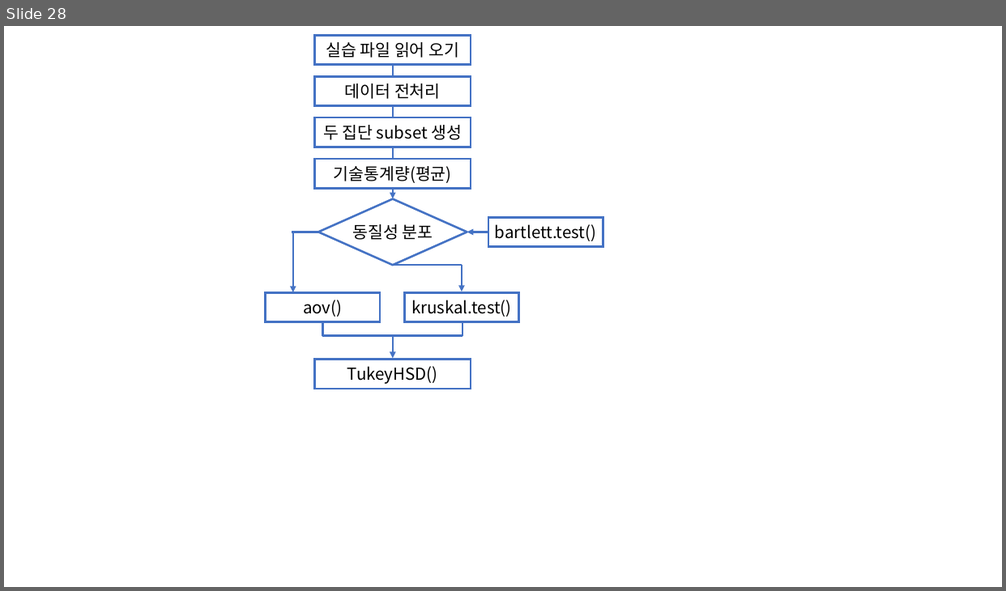
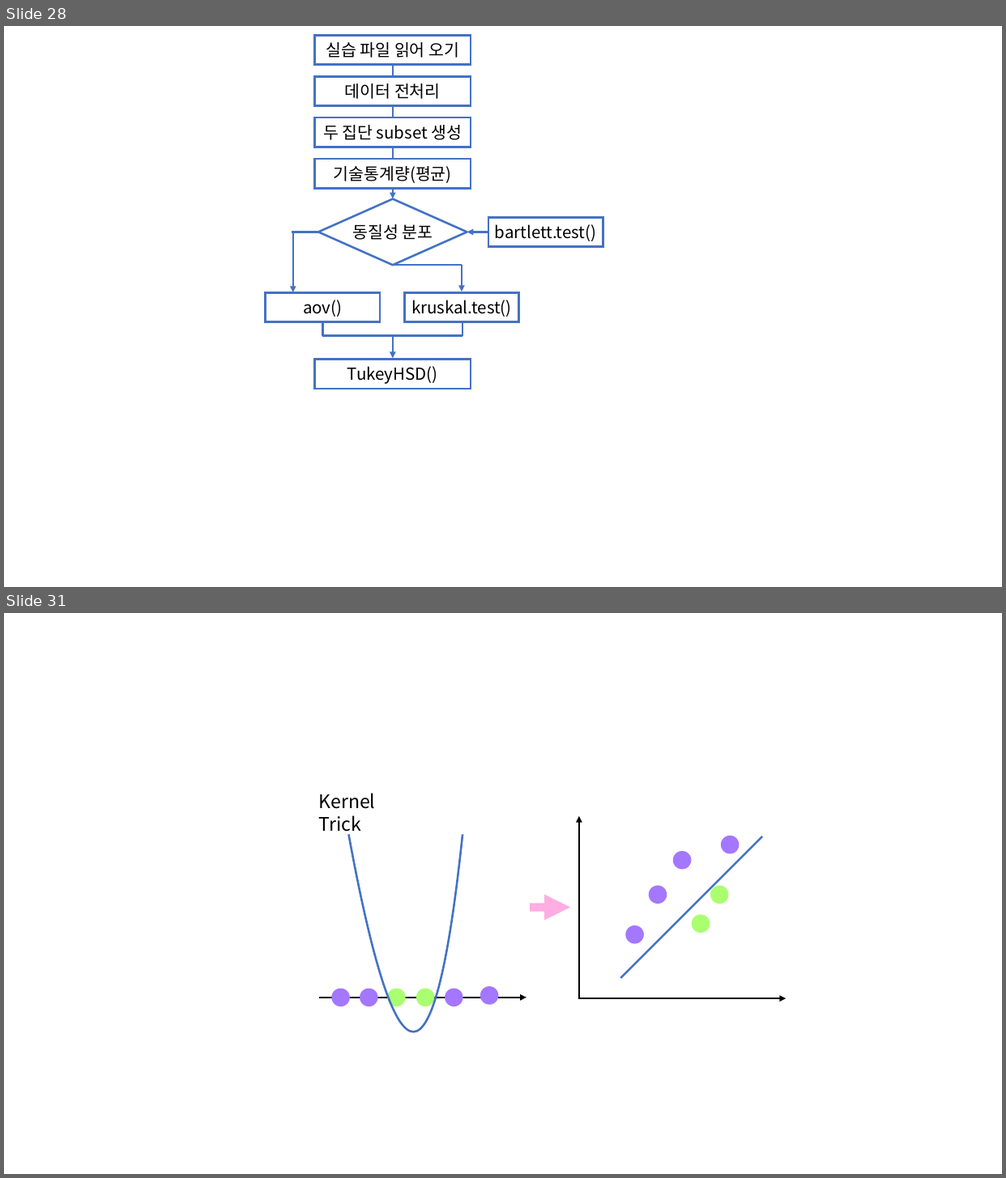
Before and after one commit to Rap0d/rap0d.github.io, a slide deck: assets/form/matrix.pptx. Shown one above the other, each under a label of ours: slide 28 before the commit, slides 28 and 31 after it; the slides between them are not shown. The pictures are 1006x591 and 1006x1178 pixels, drawn with LibreOffice and Linux fonts; fonts in the diff are those of the drawing. Boxes give left, top, right and bottom in pixels: in the first picture for what was removed or moved away, otherwise in the second. Text is boxed around its words. In the diff, an @@ line names an element or a change of style, - is before the commit and + after.

```diff
--- a/assets/form/matrix.pptx
+++ b/assets/form/matrix.pptx
@@ slide 31 added at bbox=[4, 613, 1002, 1174], background #FFFFFF @@
@@ text added at bbox=[319, 793, 376, 835], 18 pt, text #000000 @@
+Kernel Trick
@@ arrow added from (579, 999) to (579, 815), #000000 2 pt @@
@@ freeform shape added at bbox=[348, 835, 462, 1033], outline #4472C4 2 pt @@
@@ line added from (621, 978) to (762, 837), #4472C4 2 pt @@
@@ ellipse added at bbox=[673, 851, 691, 869], fill #A477FF @@
@@ ellipse added at bbox=[721, 835, 739, 854], fill #A477FF @@
@@ right arrow added at bbox=[530, 895, 571, 920], fill #FFADE2 @@
@@ ellipse added at bbox=[649, 885, 667, 904], fill #A477FF @@
@@ ellipse added at bbox=[710, 885, 729, 904], fill #AAFF71 @@
@@ ellipse added at bbox=[625, 926, 643, 944], fill #A477FF @@
@@ ellipse added at bbox=[692, 914, 710, 933], fill #AAFF71 @@
@@ arrow added from (319, 998) to (526, 998), #000000 2 pt @@
@@ ellipse added at bbox=[332, 989, 350, 1007], fill #A477FF @@
@@ ellipse added at bbox=[360, 989, 377, 1007], fill #A477FF @@
@@ ellipse added at bbox=[387, 989, 405, 1007], fill #AAFF71 @@
@@ ellipse added at bbox=[416, 989, 434, 1007], fill #AAFF71 @@
@@ ellipse added at bbox=[445, 989, 463, 1007], fill #A477FF @@
@@ ellipse added at bbox=[480, 986, 498, 1004], fill #A477FF @@
@@ arrow added from (578, 999) to (786, 999), #000000 2 pt @@
```
Also in this commit, not shown: 18 slides changed, 1 other slide added, 4 other files.
